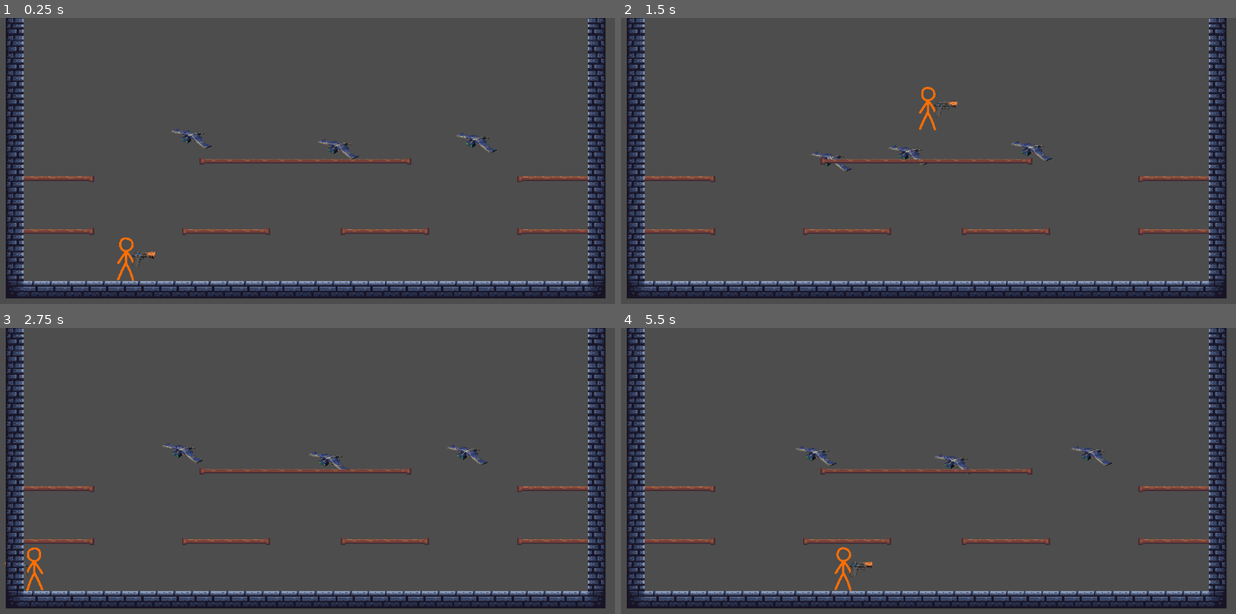
Above: before the commit, frames 1-4 (two rows, left to right).
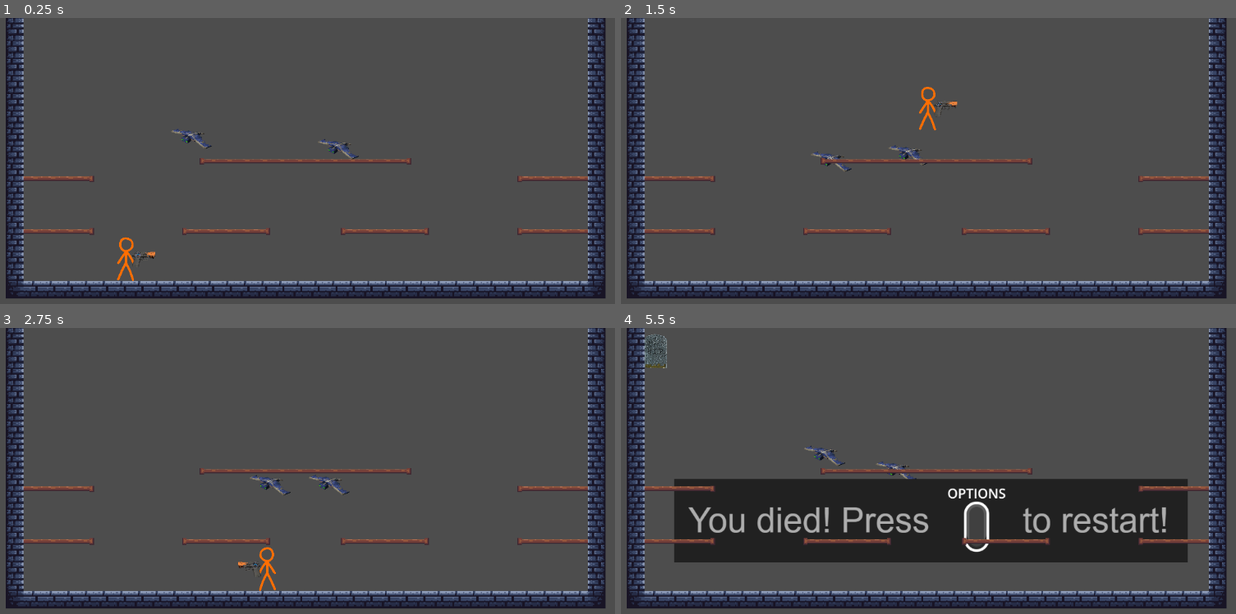
Above: after the commit, the same moments.

Repository: batFarme/night-terrors-neo
Game: Godot game, scene res://scenes/prototype_environment.tscn
Same seed, same stepped clock (60 frames per second), same inputs: the game is played once before the commit and once after it.
Inputs:
- Up to frame 1 (0.25 s): no input
- Up to frame 2 (1.5 s): hold R (dpadRight) from 0.53 s (still down); tap 1 (1) at 0.6 s; tap I (jump) at 0.77 s; tap 6 (startButton) at 0.8, 1.35 s
- Up to frame 3 (2.75 s): tap I (jump) at 1.52 s; tap 1 (1) at 1.55, 2.1 s; release R (dpadRight) at 2.03 s; hold W (dpadLeft) from 2.03 s (still down); tap 6 (startButton) at 2.3 s
- Up to frame 4 (5.5 s): release W (dpadLeft) at 2.78 s; hold R (dpadRight) 2.78-4.28 s; tap J (fire) at 2.85 s; tap I (jump) at 3.02, 3.77, 4.52 s; tap 1 (1) at 3.05, 4.35 s; tap 6 (startButton) at 3.6, 5.1 s; hold W (dpadLeft) 4.28-5.03 s; hold R (dpadRight) from 5.03 s (still down)

The runs differ from the first frame. In frame 1, 0.1% of the frame differs, in the area x 74-81%, y 40-48%; in frame 2, 0.1%; in frame 3, 1.1%; in frame 4, 23%, in the area x 3-93%, y 2-92%.

Commit message:
shuffled thigns arond

Diff:
--- a/Night Terrors/scenes/prototype_environment.tscn
+++ b/Night Terrors/scenes/prototype_environment.tscn
@@ -96,9 +96,6 @@
 [node name="enemy_phantom2" parent="." instance=ExtResource("3_714jf")]
 position = Vector2(313, 50)
 
-[node name="enemy_phantom3" parent="." instance=ExtResource("3_714jf")]
-position = Vector2(439, 46)
-
 [node name="Camera2D" type="Camera2D" parent="."]
 position = Vector2(276, 104)
 zoom = Vector2(1.935, 1.935)
